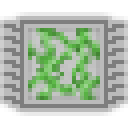
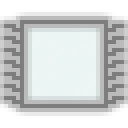
Comparing the layer stacks of the two 128 × 128 images. Changes:
hid "vines" over [28, 28, 100, 100]
